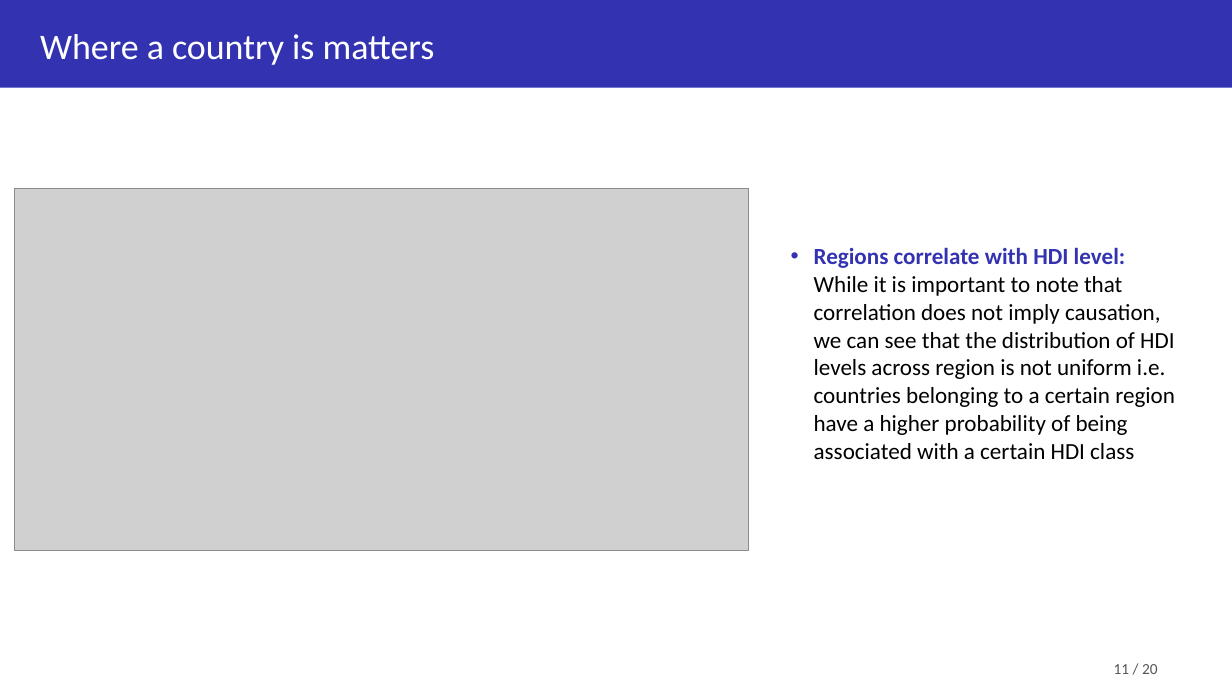
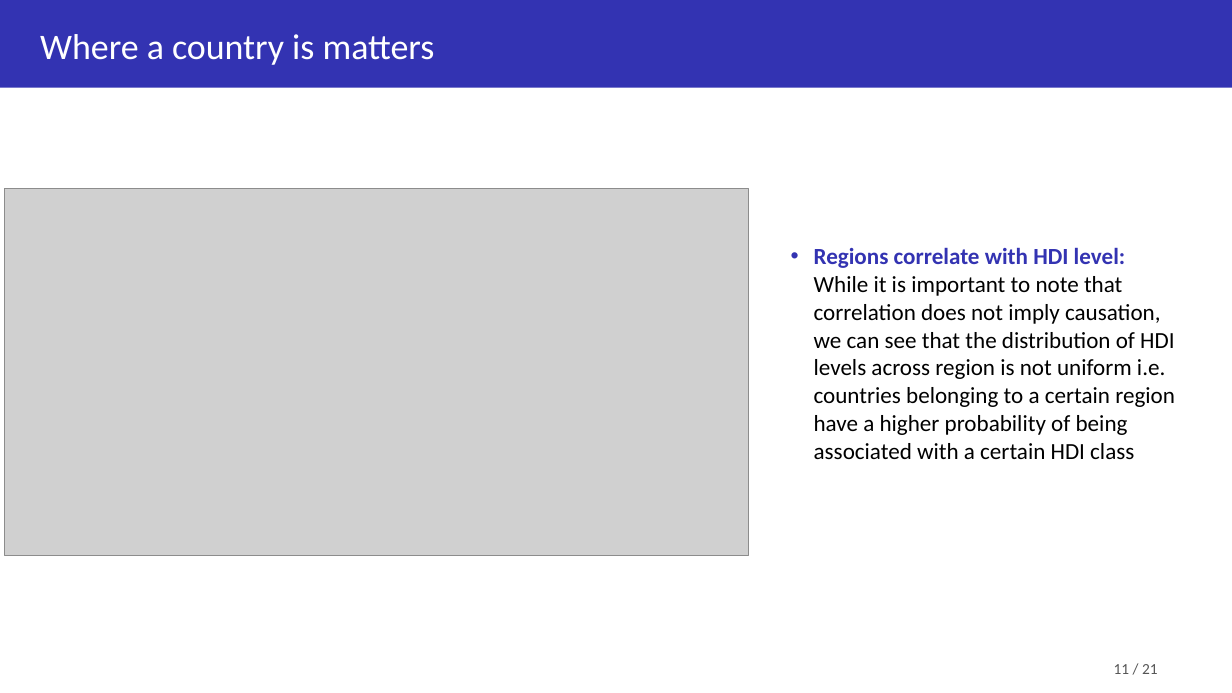
Before and after one commit to Soemon007/DS203_GroupProject, a slide deck: slide 11 of deliverables/DS203_Slides.pptx. Drawn at 1232x693 pixels with LibreOffice and Linux fonts; fonts in the diff are those of the drawing; grey boxes stand for pictures. Boxes give left, top, right and bottom in pixels: in the first picture for what was removed or moved away, otherwise in the second. Text is boxed around its words. In the diff, an @@ line names an element or a change of style, - is before the commit and + after.

```diff
--- a/deliverables/DS203_Slides.pptx
+++ b/deliverables/DS203_Slides.pptx
@@ picture: place and size @@
-picture at box(15, 189, 749, 551)
+picture at box(5, 189, 749, 555)
@@ text at box(1114, 664, 1158, 674): text changed @@
-11 / 20
+11 / 21
```
Also in this commit, not shown: 19 other slides changed, 1 slide added.
